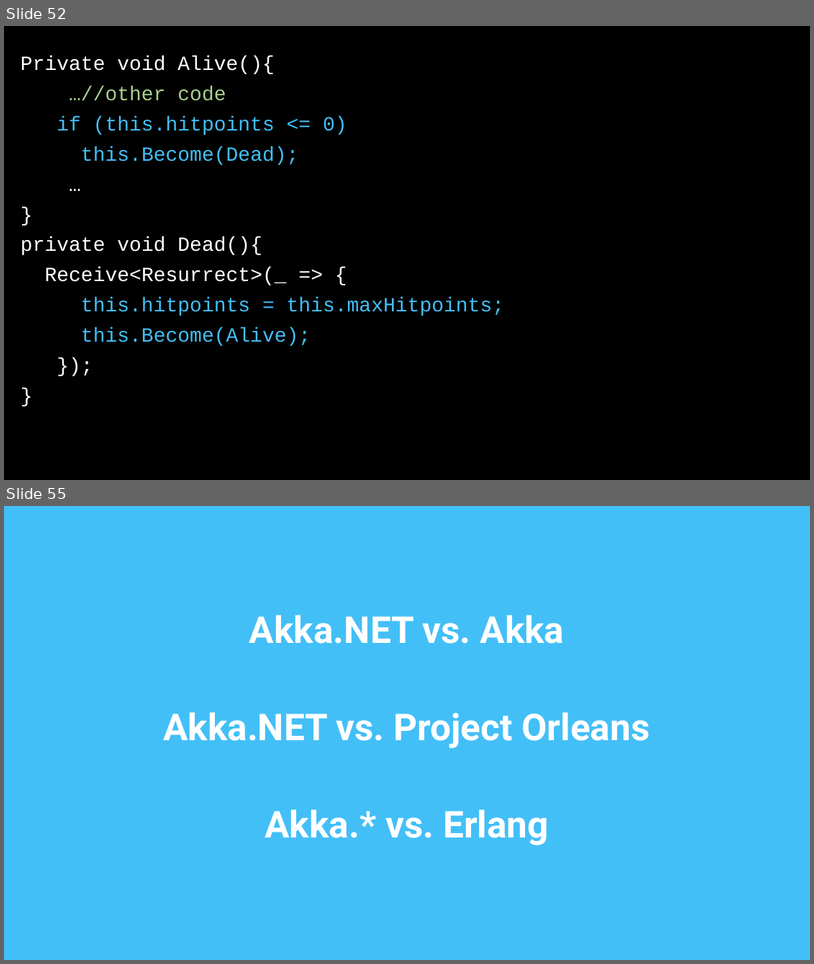
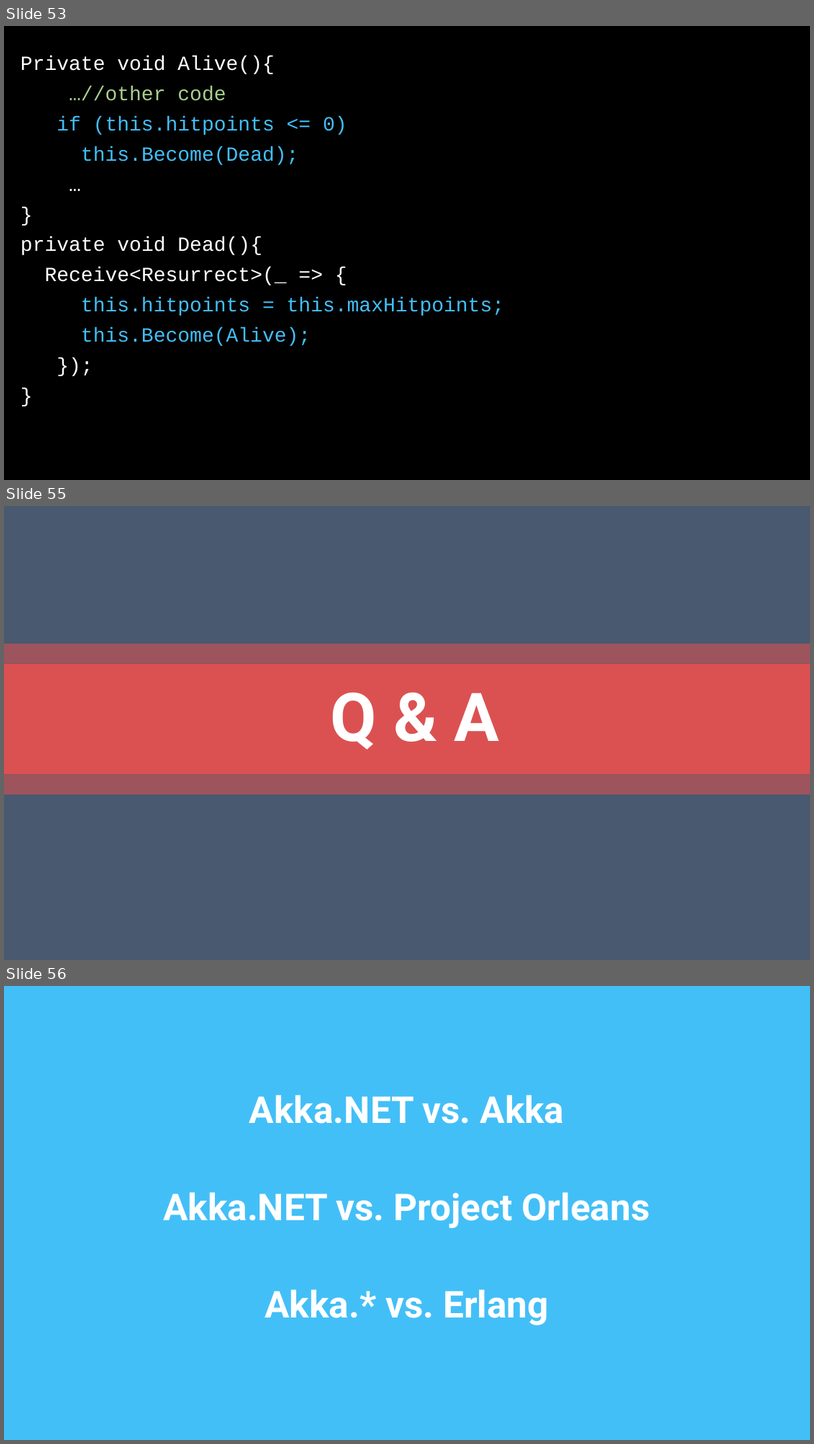
Before and after one commit to rogeralsing/Presentations, a slide deck: CNUG/akka.pptx. Shown one above the other, each under a label of ours: slides 52 and 55 before the commit, slides 53, 55 and 56 after it; the slides between them are not shown. The pictures are 814x964 and 814x1444 pixels, drawn with LibreOffice and Linux fonts; fonts in the diff are those of the drawing; background and template pictures are left out. Boxes give left, top, right and bottom in pixels: in the first picture for what was removed or moved away, otherwise in the second. Text is boxed around its words. In the diff, an @@ line names an element or a change of style, - is before the commit and + after.

```diff
--- a/CNUG/akka.pptx
+++ b/CNUG/akka.pptx
@@ slide 55 added at bbox=[4, 506, 810, 960], background #485970 @@
@@ rectangle added at bbox=[4, 644, 810, 663], fill #DB5151 at 59% opacity @@
@@ rectangle added at bbox=[4, 664, 810, 775], fill #DB5151 @@
@@ title added at bbox=[331, 692, 500, 749], 80 pt, text #FFFFFF, bold @@
+Q & A
@@ rectangle added at bbox=[4, 775, 810, 795], fill #DB5151 at 59% opacity @@
@@ what was slide 52 is now slide 53 @@
@@ what was slide 55 is now slide 56 @@
```
Also in this commit, not shown: 6 slides changed, 2 other slides added.
